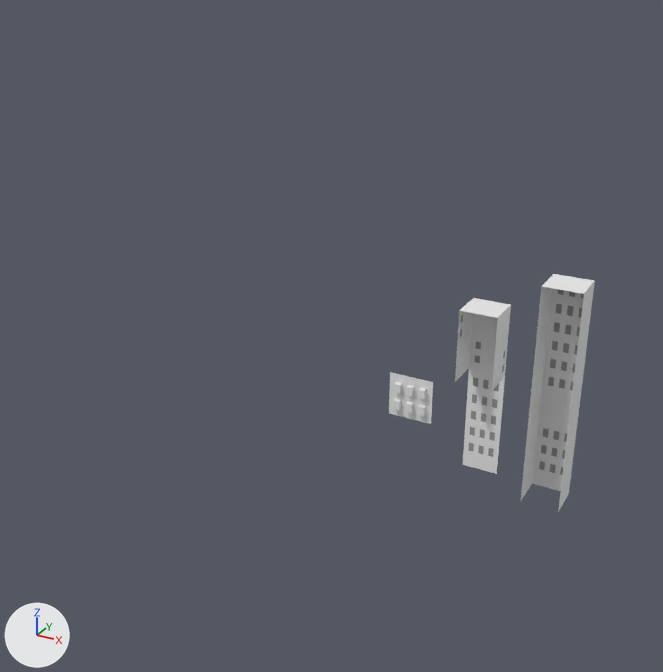
The Blender file Flappy/Assets/Mesh/SkyScraperModule.blend as it was, and as the next commit left it.
Rendered twice from a 50 mm camera at (5.0, -20.6, 10.6) aimed at (-5.6, -1.4, 1.0). Every picture has the same lights, and +X, +Y and +Z are marked at lower left.
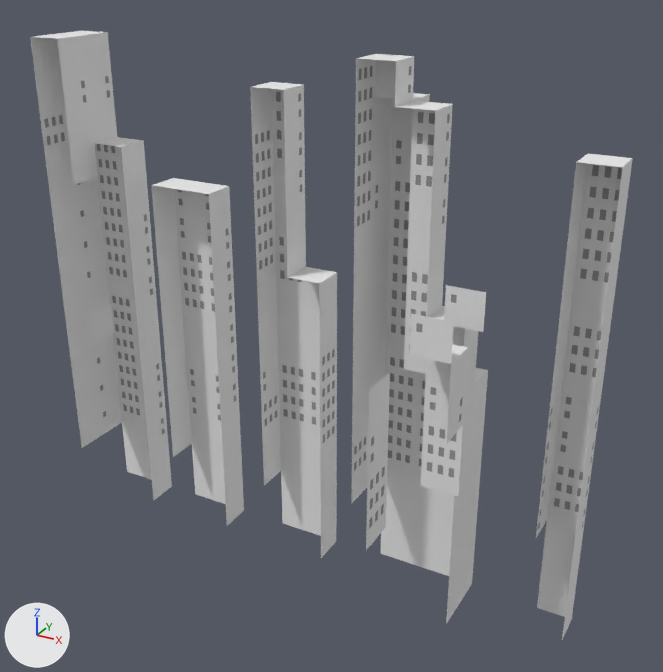
Pixel boxes (x1, y1, x2, y2) of what changed, in the pictures (663 x 672 px; the box of a moved part takes in the faces that stretch with it):
'Skyscraper.003', added
    after: (351, 54, 488, 624)
'Skyscraper.001', added
    after: (30, 31, 172, 500)
'Skyscraper.002', added
    after: (250, 82, 337, 558)
'Skyscraper.000', reshaped, moved (29% wider, 104% taller)
    before: (520, 274, 595, 512)
    after: (536, 153, 633, 640)
'Skyscraper.004', added
    after: (151, 178, 244, 525)
'Plane.004', moved, turned
    before: (389, 372, 433, 424)
    after: (444, 285, 486, 332)
'Plane.020', moved, turned
    before: (465, 401, 502, 442)
    after: (409, 313, 454, 364)
'Plane.019', moved
    before: (463, 434, 499, 474)
    after: (421, 451, 460, 497)
'Plane.001', moved
    before: (467, 368, 505, 409)
    after: (422, 415, 463, 461)
'Plane.002', moved
    before: (469, 333, 496, 373)
    after: (424, 378, 450, 421)
'Plane.014', moved
    before: (455, 334, 471, 382)
    after: (368, 373, 390, 433)
'Plane.005', moved
    before: (457, 311, 473, 347)
    after: (367, 414, 389, 474)
'Plane.013', moved
    before: (495, 305, 511, 354)
    after: (449, 348, 468, 404)
'Plane.007', moved
    before: (492, 341, 508, 390)
    after: (447, 388, 465, 443)
'Plane', moved
    before: (471, 313, 498, 338)
    after: (425, 359, 451, 383)
'Plane.009', added
    after: (367, 453, 388, 513)
'Plane.003', moved
    before: (459, 298, 510, 318)
    after: (451, 344, 467, 364)
'Plane.008', added
    after: (366, 491, 387, 550)
part 1 of me_cube_001, moved or reshaped
    before: (539, 384, 572, 425)
    after: (537, 579, 569, 617)
part 2 of me_cube_001, deleted
    before: (530, 274, 595, 491)
part 3 of me_cube_001, built on
    before: (520, 385, 581, 512)
    after: (536, 153, 633, 640)

What changed in the scene script:
```text
Change me_cube_001:
    remove me_cube_001.from_pydata(...)  # 256 vertices, 154 faces; spans x -0.5..0.5, y -0.5..0.5, z -3.0..3.0
    add me_cube_001.from_pydata(...)  # 319 vertices, 313 faces; spans x -0.49..0.51, y -0.79..0.21, z -7.32..5.68
    me_cube_001 part 1: the loose piece of 4 vertices spanning x -0.5..0.5, y 0.5, z -1.0..0.0 is moved by (0.01, -0.29, -6.32)
    me_cube_001 part 2: 12 loose pieces with 228 vertices, spanning x -0.5..0.5, y -0.5..0.5, z -3.0..3.0, are deleted
    me_cube_001 part 3: 24 vertices removed from x -0.5..0.5, y -0.5..0.5, z -3.0..0.0; 315 vertices added at x -0.49..0.51, y -0.79..0.21, z -7.32..5.68
Change ob_plane_002:
    ob_plane_002.location: (-2.0, 0.5, 0.5) -> (-2.0, -2.5, 0.5)
Change ob_plane_001:
    ob_plane_001.location: (-2.0, 0.5, -0.5) -> (-2.0, -2.5, -0.5)
Change ob_plane_005:
    ob_plane_005.location: (-2.5, 0.0, 1.5) -> (-2.5, -5.0, 0.5)
Change ob_plane_020:
    ob_plane_020.location: (-2.0, 0.5, -1.5) -> (-2.0, -3.5, 2.5)
    ob_plane_020.rotation_euler: (-1.571, 0.0, 0.0) -> (-1.571, -1.571, 0.0)  # degrees (-90, 0, 0) -> degrees (-90, -90, 0)
Change ob_plane_019:
    ob_plane_019.location: (-2.0, 0.5, -2.5) -> (-2.0, -2.5, -1.5)
Change ob_plane_014:
    ob_plane_014.location: (-2.5, 0.0, 0.5) -> (-2.5, -5.0, 1.5)
Change ob_plane_013:
    ob_plane_013.location: (-1.5, 0.0, 1.5) -> (-1.5, -3.0, 1.5)
Change ob_plane_007:
    ob_plane_007.location: (-1.5, 0.0, 0.5) -> (-1.5, -3.0, 0.5)
Change ob_plane_004:
    ob_plane_004.location: (-2.0, -4.5, 1.5) -> (-2.0, -1.5, 2.5)
    ob_plane_004.rotation_euler: (-1.571, 0.0, 0.0) -> (-1.571, -1.571, 0.0)  # degrees (-90, 0, 0) -> degrees (-90, -90, 0)
Change ob_plane_003:
    ob_plane_003.location: (-2.0, 0.0, 2.0) -> (-2.0, -3.0, 2.0)
Change ob_plane:
    ob_plane.location: (-2.0, 0.5, 1.5) -> (-2.0, -2.5, 1.5)
Change ob_skyscraper_000:
    ob_skyscraper_000.location: (0.0, 0.0, 0.0) -> (0.49, 0.29, 0.32)
Add ob_skyscraper_001:
    ob_skyscraper_001 = bpy.data.objects.new('Skyscraper.001', me_plane_226)  # 700 vertices, 760 faces; spans x -1.0..1.0, y -1.5..0.5, z -7.0..8.0; in mat_walls (white #e7e7e7), mat_glass (grey #999999)
    ob_skyscraper_001.location = (-14.0, 0.0, 0.0)
Add ob_plane_008:
    ob_plane_008 = bpy.data.objects.new('Plane.008', me_plane_241)  # 16 vertices, 19 faces; spans x -1.0..1.0, y -1.0..1.0, z 0.0; in mat_walls (white #e7e7e7), mat_glass (grey #999999)
    ob_plane_008.location = (-2.5, -5.0, -1.5)
    ob_plane_008.rotation_euler = (-1.571, 0.0, 1.571)  # degrees (-90, 0, 90)
    ob_plane_008.scale = (0.5, 0.5, 0.5)
Add ob_plane_009:
    ob_plane_009 = bpy.data.objects.new('Plane.009', me_plane_242)  # 28 vertices, 26 faces; spans x -1.0..1.0, y -1.0..1.0, z 0.0; in mat_walls (white #e7e7e7), mat_glass (grey #999999)
    ob_plane_009.location = (-2.5, -5.0, -0.5)
    ob_plane_009.rotation_euler = (-1.571, 0.0, 1.571)  # degrees (-90, 0, 90)
    ob_plane_009.scale = (0.5, 0.5, 0.5)
Add ob_skyscraper_002:
    ob_skyscraper_002 = bpy.data.objects.new('Skyscraper.002', me_plane_279)  # 540 vertices, 488 faces; spans x -0.79..1.21, y -0.72..0.28, z -7.74..6.26; in mat_walls (white #e7e7e7), mat_glass (grey #999999)
    ob_skyscraper_002.location = (-7.71, 0.22, 0.74)
Add ob_skyscraper_004:
    ob_skyscraper_004 = bpy.data.objects.new('Skyscraper.004', me_plane_282)  # 307 vertices, 299 faces; spans x -1.1..0.9, y -0.88..0.12, z -7.11..3.89; in mat_walls (white #e7e7e7), mat_glass (grey #999999)
    ob_skyscraper_004.location = (-10.9, 0.38, 0.11)
Add ob_skyscraper_003:
    ob_skyscraper_003 = bpy.data.objects.new('Skyscraper.003', me_plane_310)  # 854 vertices, 894 faces; spans x 0.0..3.0, y -1.5..0.5, z -6.5..8.5; in mat_walls (white #e7e7e7), mat_glass (grey #999999)
    ob_skyscraper_003.location = (-5.0, 0.1, -0.5)
```
